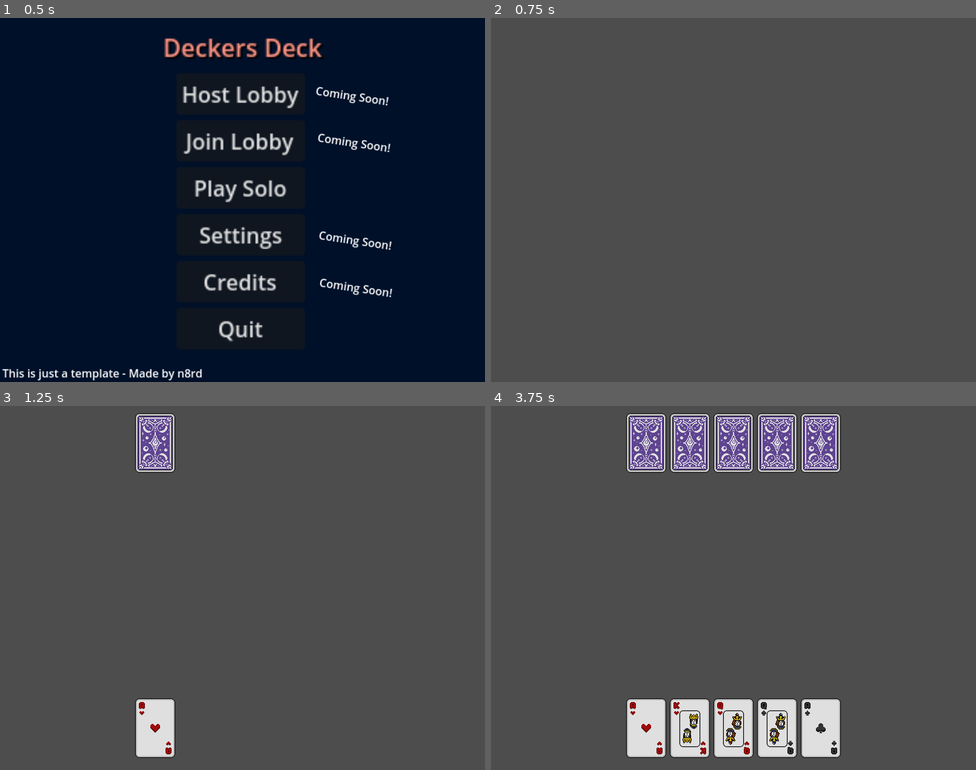
Above: before the commit, frames 1-4 (two rows, left to right).
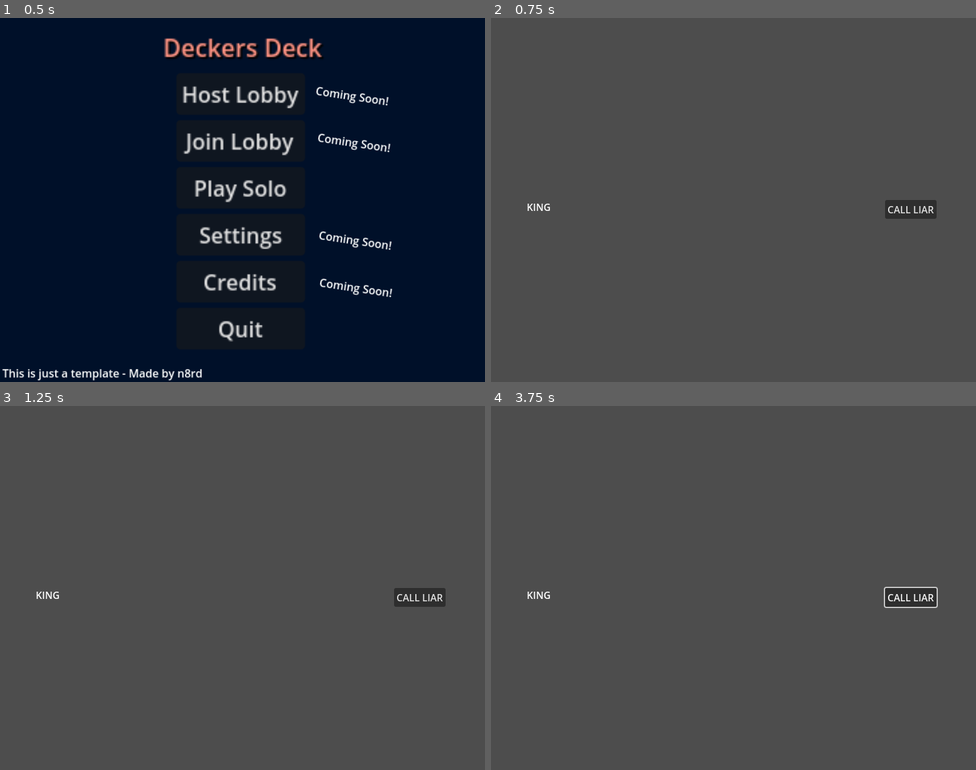
Above: after the commit, the same moments.

Repository: n8rdcontent/deckersdeck
Game: Godot game, scene res://scenes/MainMenu.tscn
Same seed, same stepped clock (60 frames per second), same inputs: the game is played once before the commit and once after it.
Inputs (mouse positions are in pixels of both pictures, inside the frame that each line leads up to):
- Up to frame 1 (0.5 s): no input
- Up to frame 2 (0.75 s): click "Play Solo" at 0.5 s
- Up to frame 3 (1.25 s): no input
- Up to frame 4 (3.75 s): click (912, 598) at 1.25 s, where only the run after the commit has a clickable "CALL LIAR"; click (912, 598) at 2 s, where only the run after the commit has a clickable "CALL LIAR"; click (912, 598) at 2.75 s, where only the run after the commit has a clickable "CALL LIAR"; tap Enter at 3.5 s; move the mouse to (840, 569) at 3.52 s; click (840, 569) at 3.67 s

Frame 1 is identical in both runs. In frame 2, 0.6% of the frame differs, in the area x 7-92%, y 50-56%; in frame 3, 3.3%; in frame 4, 14%, in the area x 7-93%, y 2-97%.
Error after the commit: Parse Error: Invalid argument for "_move_card_to_middle()" function: argument 1 should be "Object" but is "String". (res://scripts/solo_game.gd:175)

Commit message:
Began switching to objects instead of strings

Diff:
--- a/scenes/SoloGame.tscn
+++ b/scenes/SoloGame.tscn
@@ -40,6 +40,24 @@
 grow_horizontal = 2
 grow_vertical = 2
 
+[node name="chosenCardLabel" type="Label" parent="Control"]
+layout_mode = 0
+offset_left = 59.0
+offset_top = 300.0
+offset_right = 99.0
+offset_bottom = 323.0
+text = "KING"
+
+[node name="Button" type="Button" parent="Control"]
+layout_mode = 0
+offset_left = 650.0
+offset_top = 300.0
+offset_right = 735.0
+offset_bottom = 331.0
+text = "CALL LIAR"
+
 [node name="AudioStreamPlayer" type="AudioStreamPlayer" parent="."]
 stream = ExtResource("2_vkska")
 volume_db = 8.432
+
+[connection signal="pressed" from="Control/Button" to="." method="_on_button_pressed"]
--- a/scripts/solo_game.gd
+++ b/scripts/solo_game.gd
@@ -2,6 +2,7 @@
 @onready var PlayerHand = $Control/PlayerHand
 @onready var BotHand = $Control/BotHand
 @onready var DeckArea = $Control/DeckArea
+@onready var chosenCardLabel = $Control/chosenCardLabel
 @onready var ButtonSound = $AudioStreamPlayer
 
 signal player_selected_card
@@ -16,8 +17,9 @@
 var deck = []
 var middleDeck = []
 
-func get_card_texture(card_name: String) -> Texture:
+func get_card_texture(card: Object) -> Texture:
 	# Example: card_name should match the filename (e.g., "2_of_hearts.png")
+	var card_name = card.name
 	var texture_path = "res://assets/sprites/cards/%s.png" % card_name
 	'print("Loading texture: ", texture_path)'
 	var texture = load(texture_path)
@@ -36,11 +38,20 @@
 	# Placeholder: Initialize the deck and hands
 	deck = createTestDeck()
 	deck.shuffle()
-	chosencard = deck.pick_random().name
-	print("Chosen Card: " + chosencard[0])
+	setChosenCard()
 	_deal_cards()
 	print("Player Hand: ", player_hand)
 	print("Bot Hand: ", bot_hand)
+
+func setChosenCard():
+	chosencard = deck.pick_random().name
+	print("Chosen Card: " + chosencard[0])
+	if chosencard[0] == "A":
+		chosenCardLabel.text = "ACE"
+	elif chosencard[0] == "K":
+		chosenCardLabel.text = "KING"
+	elif chosencard[0] == "Q":
+		chosenCardLabel.text = "QUEEN"
 
 func _create_deck():
 	# Create a placeholder deck (e.g., numbers 1-10 for simplicity)
@@ -82,19 +93,19 @@
 
 
 		player_hand.append(player_card)
-
 		bot_hand.append(bot_card)
 
 
 		# Add card visuals
-		_add_card_to_hand(PlayerHand, player_card.name)
-		_add_card_to_hand(BotHand, bot_card.name, true)
-		await get_tree().create_timer(0.4).timeout
-
-func _add_card_to_hand(hand_node: Node, card_name: String, hidden: bool = false):
-	var card_texture = get_card_texture(card_name)
+		_add_card_to_hand(PlayerHand, player_card)
+		await get_tree().create_timer(0.2).timeout
+		_add_card_to_hand(BotHand, bot_card, true)
+		await get_tree().create_timer(0.2).timeout
+
+func _add_card_to_hand(hand_node: Node, card: Object, hidden: bool = false):
+	var card_texture = get_card_texture(card)
 	if card_texture == null:
-		print("Error: Failed to load texture for card: ", card_name)
+		print("Error: Failed to load texture for card: ", card.name)
 		return
 
 	var card_sprite = TextureRect.new()
@@ -105,39 +116,52 @@
 		card_sprite.texture = preload("res://assets/sprites/cards/Back4.png")
 
 	# Set the card's name for reference
-	card_sprite.name = card_name
+	card_sprite.name = card.name
 
 	# Enable input for the card sprite
 	card_sprite.mouse_filter = Control.MOUSE_FILTER_PASS
 
 	# Connect input_event signal to detect clicks
-	card_sprite.connect("gui_input", Callable(self, "_on_card_clicked").bind(card_name))
+	card_sprite.connect("gui_input", Callable(self, "_on_card_clicked").bind(card))
 
 	# Add the card sprite to the hand
 	hand_node.add_child(card_sprite)
 
 
 # Function to handle card clicks
-func _on_card_clicked(event: InputEvent, card_name: String):
+func _on_card_clicked(event: InputEvent, card: Object):
 	if event is InputEventMouseButton and event.pressed and event.button_index == MOUSE_BUTTON_LEFT:
 		# Check if the clicked card belongs to the player
 		var is_player_card = false
-		for card in player_hand:
-			if card.name == card_name:
+
+		for card2 in player_hand:
+			if card2.name == card.name:
 				is_player_card = true
 				break
 
 		if not is_player_card:
 			print("Cannot click on bot's card")
 			print("Player's hand:", player_hand)
-			print("Clicked card:", card_name)
+			print("Clicked card:", card.name)
 			return
 
 		# Player clicked on this card
-		print("Card clicked: ", card_name)
+		print("Card clicked: ", card.name)
 
 		# Perform logic for the card click
-		_handle_card_selection(card_name)
+		_handle_card_selection(card.name)
+
+func _on_button_pressed() -> void:
+	if whosTurn == "player":
+		print("Player called liar")
+		if middleDeck.size() > 0:
+			# Assuming middleDeck and chosencard are arrays of card objects
+			if middleDeck[0].name != chosencard[0].name:
+				print("Bot got exposed")
+			else:
+				print("Bot was telling the truth")
+		else:
+			print("No card played yet")
 
 
 
@@ -151,35 +175,35 @@
 		_move_card_to_middle(card_name)
 		emit_signal("player_selected_card")
 
-func getCardObject(card_name: String):
+func getCardObjectFromPlayer(card_name: String):
 	for card in player_hand:
 		if card.name == card_name:
 			return card
 	return null
 
 
-func _move_card_to_middle(card_name: String):
-	print("Moving card to the middle: ", card_name)
+func _move_card_to_middle(card: Object):
+	print("Moving card to the middle: ", card.name)
 
 	# Remove the card from the player's hand
 	var card_to_remove = null
 	if whosTurn == "player":
-		for card in player_hand:
-			if card.name == card_name:
-				card_to_remove = card
+		for card2 in player_hand:
+			if card2.name == card.name:
+				card_to_remove = card2
 				break
 		if card_to_remove != null:
 			player_hand.erase(card_to_remove)
-			_remove_card_from_hand(PlayerHand, card_name)
+			_remove_card_from_hand(PlayerHand, card.name)
 
 	elif whosTurn == "bot":
-		for card in bot_hand:
-			if card.name == card_name:
-				card_to_remove = card
+		for card2 in bot_hand:
+			if card2.name == card.name:
+				card_to_remove = card2
 				break
 		if card_to_remove != null:
 			bot_hand.erase(card_to_remove)
-			_remove_card_from_hand(BotHand, card_name)
+			_remove_card_from_hand(BotHand, card.name)
 
 	# Add the card to the middle deck
 	middleDeck.append(card_name)
@@ -195,10 +219,10 @@
 			card_sprite.queue_free()
 			break
 
-func updateMiddleDeck(card_name: String):
-	var card_texture = get_card_texture(card_name)
+func updateMiddleDeck(card: Object):
+	var card_texture = get_card_texture(card)
 	if card_texture == null:
-		print("Error: Failed to load texture for card: ", card_name)
+		print("Error: Failed to load texture for card: ", card.name)
 		return
 
 	var card_sprite = TextureRect.new()
@@ -227,7 +251,6 @@
 
 func gameLoop():
 	'print("Game Started")'
-	print("Chosen Card: " + chosencard[0])
 	while true:
 		if whosTurn == "player":
 			print("Player's Turn")
